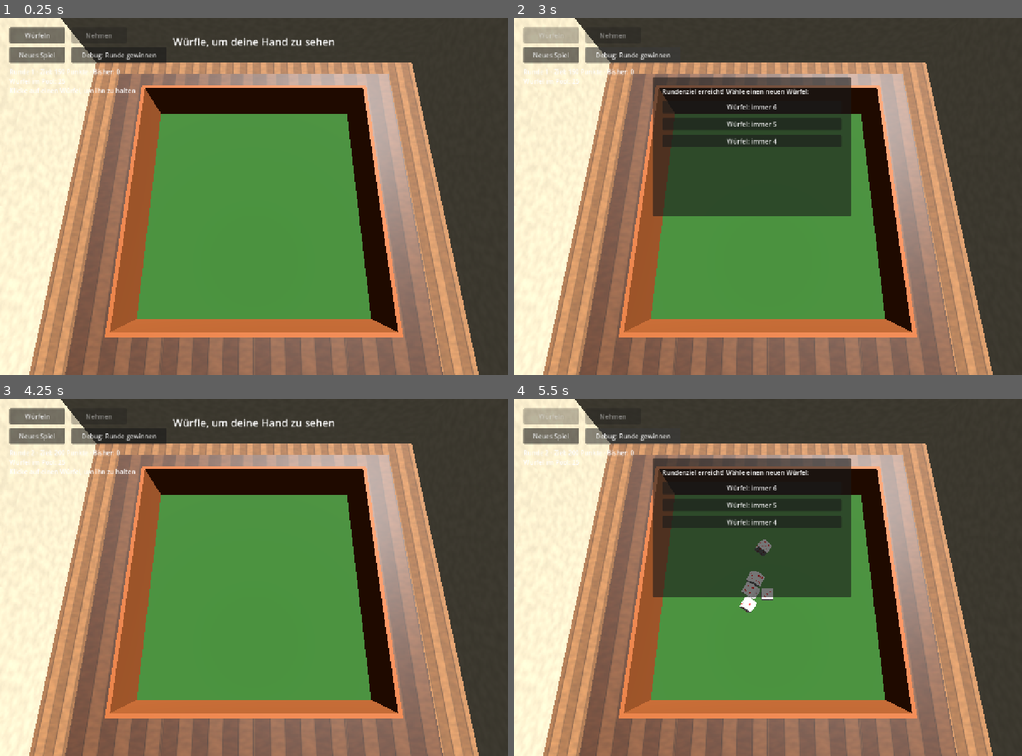
Above: before the commit, frames 1-4 (two rows, left to right).
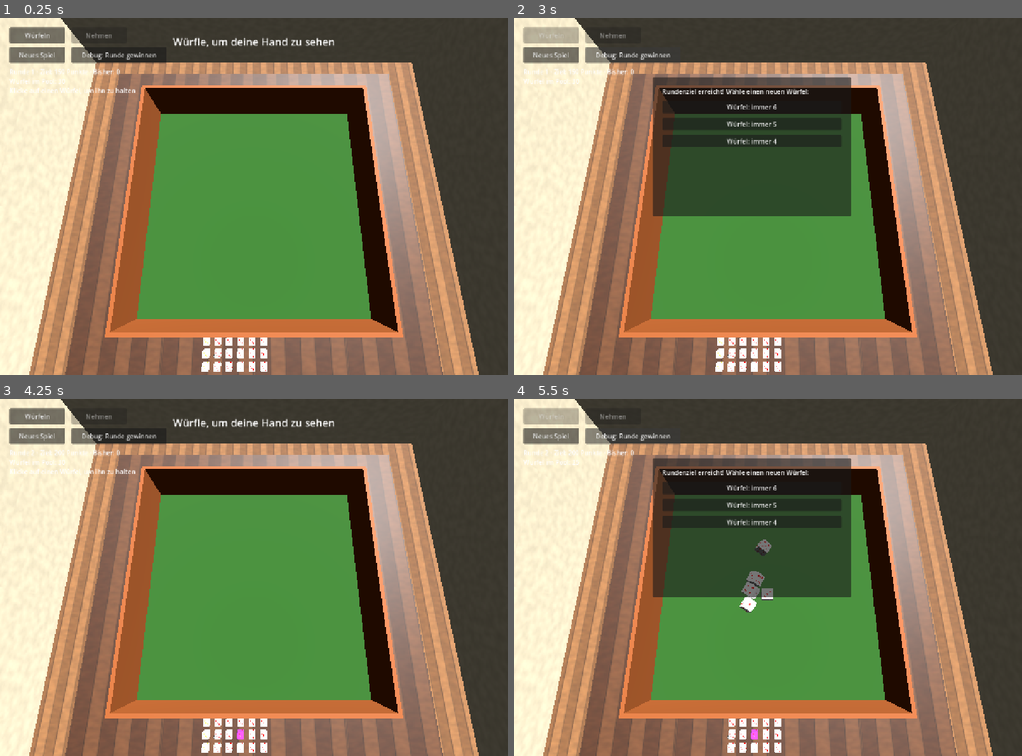
Above: after the commit, the same moments.

Repository: Tristan-Steffen/dice_game
Game: Godot game, scene res://scenes/scene_root.tscn
The game is run twice, just before and just after one commit, with the same random seed, the same clock (stepped at 60 frames per second) and the same inputs.
Inputs:
- Up to frame 1 (0.25 s): no input
- Up to frame 2 (3 s): click "Würfeln" at 0.5 s; click "Neues Spiel" at 1.25 s; click "Neues Spiel" at 2 s; click "Debug: Runde gewinnen" at 2.75 s
- Up to frame 3 (4.25 s): click "Würfel: immer 6" at 3.5 s
- Up to frame 4 (5.5 s): click "Würfeln" at 4.25 s; click "Debug: Runde gewinnen" at 5 s

The runs differ from the first frame. In frame 1, 0.7% of the frame differs, in the area x 12-53%, y 17-100%; in frame 2, 0.7%; in frame 3, 0.7%; in frame 4, 0.5%.

Commit message:
Make the 30-die pool physically visible next to the board
Add DicePoolView: 30 static (physics-frozen) die visuals arranged in
a grid on the tabletop beside the board, tinted by kind just like the
active dice. Whichever dice will be drawn next are highlighted gold -
5 at the start of a hand, or however many are currently unheld when
rerolling - updating live as the player toggles holds. Dice only
actually leave the pool (and the visible count drops) once "Würfeln"
is pressed, not before, so the highlight is a true preview.

scene_root.gd's pool bookkeeping changed from an array that gets
popped to a fixed shuffled array plus a draw-index pointer, since the
view needs to know exactly which slots are "next" without mutating
anything until the draw actually happens.

Diff:
--- a/scenes/scene_root.gd
+++ b/scenes/scene_root.gd
@@ -1,13 +1,15 @@
 extends Node3D
 ## Spielablauf-Koordinator: Rundenziele, Shop, Würfel-Pool und UI-Verdrahtung.
-## Wertung: KniffelScoring · Würfelphysik: DiceController · Look: PageStyle.
+## Wertung: KniffelScoring · Würfelphysik: DiceController · Pool-Anzeige:
+## DicePoolView · Look: PageStyle.
 ##
 ## Würfel-Pool statt Hände-/Reroll-Zähler: die Sammlung besteht aus fest 30
 ## Würfeln (anfangs alle "normal"; ein Shop-Kauf ersetzt einen zufälligen
 ## bestehenden Eintrag durch den neuen Spezialwürfel, der Pool bleibt also
-## immer 30 groß). Zu Rundenbeginn wird der Pool gemischt; jede neue Hand
-## zieht 5 Würfel daraus. Wer beim Rerollen einen Würfel aussortiert, bekommt
-## dafür einen frischen aus dem Pool - der aussortierte kommt nicht zurück.
+## immer 30 groß). Zu Rundenbeginn wird der Pool gemischt und komplett sichtbar
+## im DicePoolView aufgestellt. Die als Nächstes gezogenen Würfel (5 beim
+## Rundenstart, oder so viele wie gerade nicht gehalten werden) sind dort
+## farblich markiert; beim tatsächlichen Wurf verschwinden sie aus dem Pool.
 ## Die Runde endet, sobald der Pool keine volle Hand mehr hergibt.
 
 @export var throw_force: float = 12.0
@@ -40,6 +42,8 @@
 @onready var game_over_panel: Panel = $UI/GameOverPanel
 @onready var game_over_label: Label = $UI/GameOverPanel/VBoxContainer/GameOverLabel
 
+@onready var dice_pool_view: DicePoolView = $DicePoolView
+
 var dice: DiceController
 
 var is_rolling: bool = false
@@ -51,7 +55,8 @@
 var round_goal: int = BASE_GOAL
 
 var owned_pool: Array[String] = []  # persistente Sammlung, immer genau POOL_SIZE Einträge
-var round_pool: Array[String] = []  # gemischter Rest-Pool der laufenden Runde
+var round_pool_kinds: Array[String] = []  # feste Zieh-Reihenfolge der laufenden Runde (POOL_SIZE Einträge)
+var next_draw_index: int = 0  # wie viele davon schon gezogen wurden
 var active_kinds: Array[String] = []  # aktuell den 5 Würfel-Slots zugewiesene Arten
 
 func _ready() -> void:
@@ -96,9 +101,10 @@
 	var index := _pick_die_index(event.position)
 	if index != -1:
 		dice.set_held(index, not dice.held[index])
+		_update_pool_queue_highlight()
 
 func _can_toggle_hold() -> bool:
-	return game_state == GameState.PLAYING and not is_rolling and has_rolled_current_hand and not round_pool.is_empty()
+	return game_state == GameState.PLAYING and not is_rolling and has_rolled_current_hand and _remaining_in_pool() > 0
 
 func _pick_die_index(screen_pos: Vector2) -> int:
 	var camera := get_viewport().get_camera_3d()
@@ -116,16 +122,53 @@
 
 	return dice.index_of_body(result.collider)
 
+func _remaining_in_pool() -> int:
+	return round_pool_kinds.size() - next_draw_index
+
+func _draw_one() -> String:
+	var kind: String = round_pool_kinds[next_draw_index]
+	dice_pool_view.mark_used(next_draw_index)
+	next_draw_index += 1
+	return kind
+
+## Wie viele Würfel als Nächstes markiert werden sollen: vor dem ersten Wurf
+## einer Hand immer HAND_SIZE, danach genau so viele wie aktuell nicht
+## gehalten werden (begrenzt auf das, was der Pool noch hergibt).
+func _current_queue_size() -> int:
+	var wanted := HAND_SIZE
+	if has_rolled_current_hand:
+		wanted = 0
+		for i in dice.count():
+			if not dice.held[i]:
+				wanted += 1
+	return min(wanted, _remaining_in_pool())
+
+func _update_pool_queue_highlight() -> void:
+	var queue_size := _current_queue_size()
+	var indices: Array[int] = []
+	for i in queue_size:
+		indices.append(next_draw_index + i)
+	dice_pool_view.set_queued(indices)
+
 func _on_throw_button_pressed() -> void:
 	if game_state != GameState.PLAYING or is_rolling:
 		return
-	if has_rolled_current_hand:
-		if round_pool.is_empty():
-			return
-		# Reroll: nicht gehaltene Würfel aussortieren, Ersatz aus dem Pool ziehen.
+	if _remaining_in_pool() <= 0:
+		return
+
+	if not has_rolled_current_hand:
+		# Erster Wurf der Hand: die markierten (gequeuten) Würfel jetzt wirklich ziehen.
+		active_kinds = []
+		for i in HAND_SIZE:
+			if _remaining_in_pool() <= 0:
+				break
+			active_kinds.append(_draw_one())
+		dice.set_slot_kinds(active_kinds)
+	else:
+		# Reroll: nicht gehaltene Würfel aussortieren, markierten Ersatz ziehen.
 		for i in dice.count():
-			if not dice.held[i] and not round_pool.is_empty():
-				active_kinds[i] = round_pool.pop_back()
+			if not dice.held[i] and _remaining_in_pool() > 0:
+				active_kinds[i] = _draw_one()
 		dice.set_slot_kinds(active_kinds)
 
 	is_rolling = true
@@ -138,7 +181,8 @@
 	is_rolling = false
 	has_rolled_current_hand = true
 	take_button.disabled = false
-	throw_button.disabled = round_pool.is_empty()
+	throw_button.disabled = _remaining_in_pool() <= 0
+	_update_pool_queue_highlight()
 	_refresh_ui()
 
 func _on_take_button_pressed() -> void:
@@ -148,7 +192,7 @@
 	var hand := KniffelScoring.best_hand(dice.values)
 	hand_total += hand["score"]
 
-	if round_pool.size() < HAND_SIZE:
+	if _remaining_in_pool() < HAND_SIZE:
 		_on_round_complete()
 	else:
 		_start_new_hand()
@@ -170,27 +214,21 @@
 	_start_new_round()
 
 func _start_new_round() -> void:
-	round_pool = owned_pool.duplicate()
-	round_pool.shuffle()
+	round_pool_kinds = owned_pool.duplicate()
+	round_pool_kinds.shuffle()
+	next_draw_index = 0
+	dice_pool_view.set_layout(round_pool_kinds)
 	hand_total = 0
 	_start_new_hand()
 
 func _start_new_hand() -> void:
 	has_rolled_current_hand = false
-	active_kinds = _draw_from_pool(HAND_SIZE)
-	dice.set_slot_kinds(active_kinds)
+	active_kinds = []
 	dice.reset()
 	throw_button.disabled = false
 	take_button.disabled = true
+	_update_pool_queue_highlight()
 	_refresh_ui()
-
-func _draw_from_pool(n: int) -> Array[String]:
-	var drawn: Array[String] = []
-	for i in n:
-		if round_pool.is_empty():
-			break
-		drawn.append(round_pool.pop_back())
-	return drawn
 
 func _on_round_complete() -> void:
 	throw_button.disabled = true
@@ -254,7 +292,7 @@
 
 func _refresh_ui() -> void:
 	round_label.text = "Runde %d · Ziel: %d Punkte · Bisher: %d" % [round_number, round_goal, hand_total]
-	pool_label.text = "Würfel im Pool: %d" % round_pool.size()
+	pool_label.text = "Würfel im Pool: %d" % _remaining_in_pool()
 
 	if not has_rolled_current_hand:
 		hand_label.text = "Würfle, um deine Hand zu sehen"
--- a/scenes/scene_root.tscn
+++ b/scenes/scene_root.tscn
@@ -5,6 +5,7 @@
 [ext_resource type="Script" uid="uid://cd6ynbwj0qefe" path="res://scenes/scene_root.gd" id="3_script"]
 [ext_resource type="Script" uid="uid://bwdo1uy7d6jei" path="res://scripts/game_log_ui.gd" id="5_logui"]
 [ext_resource type="PackedScene" uid="uid://dq8j5n2h1x3w" path="res://scenes/room.tscn" id="6_room"]
+[ext_resource type="Script" path="res://scripts/dice_pool_view.gd" id="7_poolview"]
 
 [sub_resource type="Environment" id="Environment_p52qu"]
 ambient_light_color = Color(0.9955804, 0.99558026, 0.99558026, 1)
@@ -15,6 +16,10 @@
 [node name="Room" parent="." unique_id=756922948 instance=ExtResource("6_room")]
 
 [node name="board" parent="." unique_id=427822618 instance=ExtResource("1_w2g3p")]
+
+[node name="DicePoolView" type="Node3D" parent="."]
+transform = Transform3D(1, 0, 0, 0, 1, 0, 0, 0, 1, -26, 0, -3)
+script = ExtResource("7_poolview")
 
 [node name="Camera3D" type="Camera3D" parent="." unique_id=259912335]
 transform = Transform3D(-4.371139e-08, 0.9659258, -0.25881907, 0, 0.25881907, 0.9659258, 1, 4.222196e-08, -1.1313341e-08, -9.862034, 38.96222, 0)
--- /dev/null
+++ b/scripts/dice_pool_view.gd
@@ -0,0 +1,82 @@
+class_name DicePoolView
+extends Node3D
+## Zeigt den kompletten 30er Würfel-Pool sichtbar in einem Raster neben dem
+## Spielbrett. Rein visuell (keine Physik/Kollision) - markiert per Tint,
+## welche Würfel als Nächstes gezogen werden ("queued"), und blendet
+## gezogene Würfel aus, sobald sie tatsächlich verwendet wurden.
+
+const COLUMNS := 5
+const ROWS := 6
+const SPACING := Vector2(1.8, 1.8)
+const DIE_SCALE := 0.5
+const REST_Y := -3.15
+
+var die_scene: PackedScene = preload("res://scenes/die.tscn")
+
+var slot_roots: Array[Node3D] = []
+var slot_meshes: Array[MeshInstance3D] = []
+var kind_tint_materials: Dictionary = {}
+var queued_material: StandardMaterial3D
+
+func _ready() -> void:
+	for kind in DiceController.KIND_TINTS:
+		var mat := StandardMaterial3D.new()
+		mat.albedo_color = DiceController.KIND_TINTS[kind]
+		mat.emission_enabled = true
+		mat.emission = DiceController.KIND_TINTS[kind]
+		mat.emission_energy_multiplier = 0.4
+		kind_tint_materials[kind] = mat
+
+	queued_material = StandardMaterial3D.new()
+	queued_material.albedo_color = Color(1.0, 0.85, 0.2)
+	queued_material.emission_enabled = true
+	queued_material.emission = Color(1.0, 0.75, 0.1)
+	queued_material.emission_energy_multiplier = 0.7
+
+	_build_slots()
+
+func _build_slots() -> void:
+	for i in COLUMNS * ROWS:
+		var col := i % COLUMNS
+		var row := i / COLUMNS
+		var x := (col - (COLUMNS - 1) / 2.0) * SPACING.x
+		var z := (row - (ROWS - 1) / 2.0) * SPACING.y
+
+		var instance: Node3D = die_scene.instantiate()
+		add_child(instance)
+		instance.position = Vector3(x, REST_Y, z)
+		instance.scale = Vector3.ONE * DIE_SCALE
+
+		var body: RigidBody3D = instance.get_node("RigidBody3D")
+		body.freeze = true
+		body.collision_layer = 0
+		body.collision_mask = 0
+
+		var mesh: MeshInstance3D = body.get_node("Die")
+		slot_roots.append(instance)
+		slot_meshes.append(mesh)
+
+## Setzt das komplette Layout für eine neue Runde: alle 30 Slots sichtbar,
+## eingefärbt nach Würfelart.
+func set_layout(kinds: Array[String]) -> void:
+	for i in slot_roots.size():
+		slot_roots[i].visible = true
+		var kind: String = kinds[i] if i < kinds.size() else "normal"
+		slot_meshes[i].set_surface_override_material(0, kind_tint_materials.get(kind))
+		slot_meshes[i].set_surface_override_material(1, null)
+
+## Blendet einen einzelnen Slot aus (Würfel wurde tatsächlich gezogen/verbraucht).
+func mark_used(index: int) -> void:
+	if index >= 0 and index < slot_roots.size():
+		slot_roots[index].visible = false
+
+## Markiert genau die übergebenen (noch sichtbaren) Slots als "als Nächstes
+## dran" - alle anderen verlieren die Markierung.
+func set_queued(indices: Array[int]) -> void:
+	var queued := {}
+	for i in indices:
+		queued[i] = true
+	for i in slot_meshes.size():
+		if not slot_roots[i].visible:
+			continue
+		slot_meshes[i].set_surface_override_material(1, queued_material if queued.has(i) else null)
Not shown, added: scripts/dice_pool_view.gd.uid
